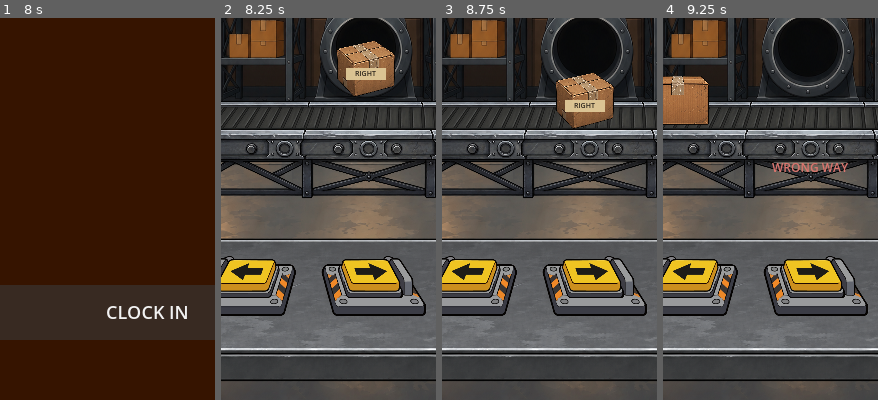
Above: before the commit, frames 1-4 (left to right).
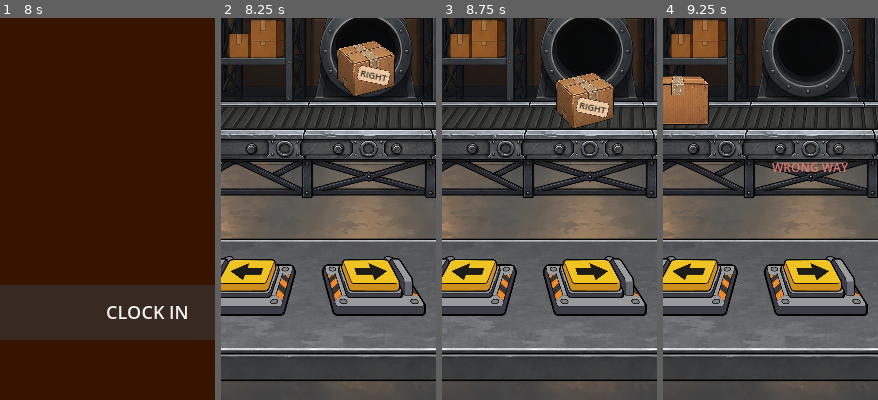
Above: after the commit, the same moments.

Repository: patrickcallahancomedy/comedian
Game: Godot game, scene res://scenes/story/opening_story.tscn
The game is run twice, just before and just after one commit, with the same random seed, the same clock (stepped at 60 frames per second) and the same inputs.
Inputs (mouse positions are % of the whole screen's width and height, from its top left):
- Up to frame 1 (8 s): click "CONTINUE" at 0.5 s; click "CONTINUE" at 1.25 s; click "CONTINUE" at 2 s; tap Enter at 2.75, 6.5 s; tap Space at 3.5, 7.25 s; click "CONTINUE" at 4.25 s; click "CONTINUE" at 5 s; click "CONTINUE" at 5.75 s
- Up to frame 2 (8.25 s): click "CLOCK IN" at 8 s
- Up to frame 3 (8.75 s): no input
- Up to frame 4 (9.25 s): click (22, 84) at 8.75 s
The pictures show only the part of the screen within x 16-66%, y 50-100%; the shares and areas given below are measured in that part.

Frame 1 is identical in both runs. In frame 2, 0.5% of the frame differs, in the area x 58-79%, y 12-18%; in frame 3, 0.5%; in frame 4, nothing differs.

Commit message:
style destination label and prepare thought bubble
changed label to a png asset

Diff:
--- a/godot/scenes/boxes/boxes_module.tscn
+++ b/godot/scenes/boxes/boxes_module.tscn
@@ -10,6 +10,7 @@
 [ext_resource type="Texture2D" uid="uid://cv0j01s48sab7" path="res://assets/boxes/notebook_closed.png" id="8_jiuj2"]
 [ext_resource type="Texture2D" uid="uid://dotvrchhv0vr6" path="res://assets/boxes/pencil.png" id="9_h56rq"]
 [ext_resource type="Texture2D" uid="uid://dom7bwaohu7x" path="res://assets/boxes/box_three_quarter.png" id="10_h56rq"]
+[ext_resource type="Texture2D" uid="uid://drns6e2oo3vos" path="res://assets/boxes/label.png" id="11_adcug"]
 [ext_resource type="Texture2D" uid="uid://c28ygf02e6p5d" path="res://assets/boxes/box_side_view.png" id="11_rea3k"]
 
 [node name="BoxesModule" type="Control" unique_id=10154382]
@@ -46,6 +47,7 @@
 offset_top = 260.0
 offset_right = 475.0
 offset_bottom = 780.0
+mouse_filter = 2
 texture = ExtResource("2_1kx3v")
 expand_mode = 1
 stretch_mode = 5
@@ -56,6 +58,7 @@
 offset_top = 447.0
 offset_right = 475.0
 offset_bottom = 517.0
+mouse_filter = 2
 texture = ExtResource("3_3jlus")
 expand_mode = 1
 stretch_mode = 5
@@ -66,6 +69,7 @@
 offset_top = 345.0
 offset_right = 550.0
 offset_bottom = 1005.0
+mouse_filter = 2
 texture = ExtResource("4_wvpkp")
 expand_mode = 1
 stretch_mode = 5
@@ -76,6 +80,7 @@
 offset_top = 500.0
 offset_right = 240.0
 offset_bottom = 800.0
+mouse_filter = 2
 texture = ExtResource("5_exbu1")
 expand_mode = 1
 stretch_mode = 5
@@ -86,6 +91,7 @@
 offset_top = 500.0
 offset_right = 370.0
 offset_bottom = 800.0
+mouse_filter = 2
 texture = ExtResource("6_jnf7g")
 expand_mode = 1
 stretch_mode = 5
@@ -100,9 +106,9 @@
 
 [node name="RightHitbox" type="Button" parent="GameplayLayer" unique_id=1838978787]
 layout_mode = 0
-offset_left = 191.0
-offset_top = 624.0
-offset_right = 247.0
+offset_left = 186.0
+offset_top = 622.0
+offset_right = 248.0
 offset_bottom = 656.0
 flat = true
 
@@ -113,6 +119,7 @@
 offset_right = 415.0
 offset_bottom = 710.0
 rotation = 0.08726646
+mouse_filter = 2
 texture = ExtResource("8_jiuj2")
 expand_mode = 1
 stretch_mode = 5
@@ -123,6 +130,7 @@
 offset_top = 525.0
 offset_right = 480.0
 offset_bottom = 780.0
+mouse_filter = 2
 texture = ExtResource("9_h56rq")
 expand_mode = 1
 stretch_mode = 5
@@ -137,25 +145,27 @@
 expand_mode = 1
 stretch_mode = 5
 
-[node name="DestinationTag" type="ColorRect" parent="GameplayLayer/BoxCurrent"]
-layout_mode = 0
-offset_left = 15.0
-offset_top = 34.0
-offset_right = 55.0
-offset_bottom = 46.0
-mouse_filter = 2
-color = Color(0.87, 0.78, 0.59, 0.96)
-
-[node name="DestinationLabel" type="Label" parent="GameplayLayer/BoxCurrent/DestinationTag"]
-layout_mode = 1
-anchors_preset = 15
-anchor_right = 1.0
-anchor_bottom = 1.0
-grow_horizontal = 2
-grow_vertical = 2
-mouse_filter = 2
+[node name="DestinationTag" type="TextureRect" parent="GameplayLayer/BoxCurrent" unique_id=1461559085]
+layout_mode = 0
+offset_left = 30.0
+offset_top = 22.0
+offset_right = 63.0
+offset_bottom = 55.0
+rotation = 0.20943952
+mouse_filter = 2
+texture = ExtResource("11_adcug")
+expand_mode = 1
+stretch_mode = 5
+
+[node name="DestinationLabel" type="Label" parent="GameplayLayer/BoxCurrent/DestinationTag" unique_id=1297240326]
+layout_mode = 1
+anchors_preset = 15
+anchor_right = 1.0
+anchor_bottom = 1.0
+grow_horizontal = 2
+grow_vertical = 2
 theme_override_colors/font_color = Color(0.16, 0.13, 0.1, 1)
-theme_override_font_sizes/font_size = 7
+theme_override_font_sizes/font_size = 9
 text = "LEFT"
 horizontal_alignment = 1
 vertical_alignment = 1
@@ -170,14 +180,13 @@
 expand_mode = 1
 stretch_mode = 5
 
-[node name="RouteFeedback" type="Label" parent="GameplayLayer"]
+[node name="RouteFeedback" type="Label" parent="GameplayLayer" unique_id=2005327734]
 visible = false
 layout_mode = 0
 offset_left = 145.0
 offset_top = 520.0
 offset_right = 285.0
 offset_bottom = 544.0
-mouse_filter = 2
 theme_override_colors/font_color = Color(0.58, 0.78, 0.62, 1)
 theme_override_font_sizes/font_size = 12
 text = "CORRECT"
@@ -190,3 +199,14 @@
 anchors_preset = 0
 offset_right = 40.0
 offset_bottom = 40.0
+
+[node name="ThoughtBubble" type="PanelContainer" parent="HUDLayer" unique_id=258363018]
+layout_mode = 0
+offset_left = 36.0
+offset_top = 294.0
+offset_right = 568.0
+offset_bottom = 334.0
+
+[node name="ThoughtText" type="Label" parent="HUDLayer/ThoughtBubble" unique_id=933374797]
+layout_mode = 2
+text = "I wonder why they call it a lunch break when I never stop being tired."
--- a/godot/scripts/boxes/boxes_module.gd
+++ b/godot/scripts/boxes/boxes_module.gd
@@ -18,6 +18,7 @@
 var current_destination := "left"
 var correct_routes := 0
 var wrong_routes := 0
+var boxes_routed := 0
 
 const ROUTE_DURATION := 1.0
 const BELT_SHIFT_RATIO := 0.06
@@ -83,7 +84,8 @@
 func _route_box(direction: String) -> void:
 	left_hitbox.disabled = true
 	right_hitbox.disabled = true
-
+	boxes_routed += 1
+	print("Boxes routed: ", boxes_routed)
 	var is_correct := direction == current_destination
 	if is_correct:
 		correct_routes += 1
Binary file added: godot/assets/boxes/label.png
Not shown, added: godot/assets/boxes/label.png.import
